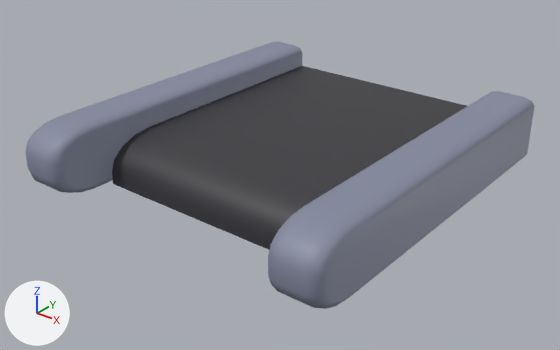
An edit to the FBX model Assets/01_Art/01_Models/Track/SM_EndofTrack.fbx, drawn before and after from the same camera.
Rendered twice from a camera (50 mm lens) standing at (0.702, -0.947, 0.552) and looking at (0.004, -0.076, 0.012). Every picture has the same lights, and +X, +Y and +Z are marked at lower left. The first picture is the older version. Where no turn or scale is listed for an object, it has been applied to the vertices.

The scene before the commit, as lines of its bpy script (objects in view):
```python
me_trackend = bpy.data.meshes.new('TrackEnd')
me_trackend.from_pydata(...)  # 162 vertices, 122 faces; spans x -0.28..0.28, y -0.601..0.0, z 0.0..0.11
me_trackend.materials.append(mat_track)  # picture img_t_atlas_png
ob_trackend = bpy.data.objects.new('TrackEnd', me_trackend)
ob_trackend.location = (0.0, 0.248, 0.0)
```
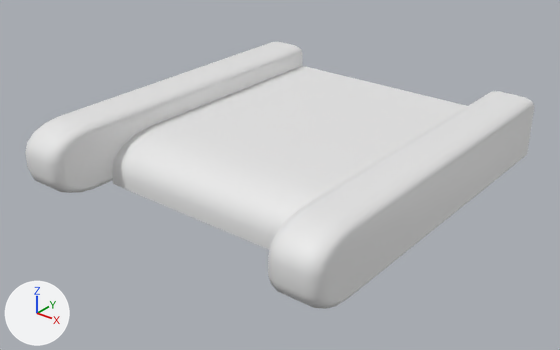
Where the change shows, as pixel boxes (x1, y1, x2, y2) in the pictures (560 x 350 px):
```json
{"object": "TrackEnd", "change": "recoloured", "before": [25, 41, 534, 309], "after": [25, 41, 534, 309], "on screen": "grey to white"}
```

The change, as JSON lines over the scene's bpy script:
```json
{"block": "me_trackend", "where": "me_trackend.from_pydata(...)  # 162 vertices, 122 faces; spans x -0.28..0.28, y -0.601..0.0, z 0.0..0.11"}
{"op": "remove", "block": "me_trackend", "code": "me_trackend.materials.append(mat_track)  # picture img_t_atlas_png"}
```
